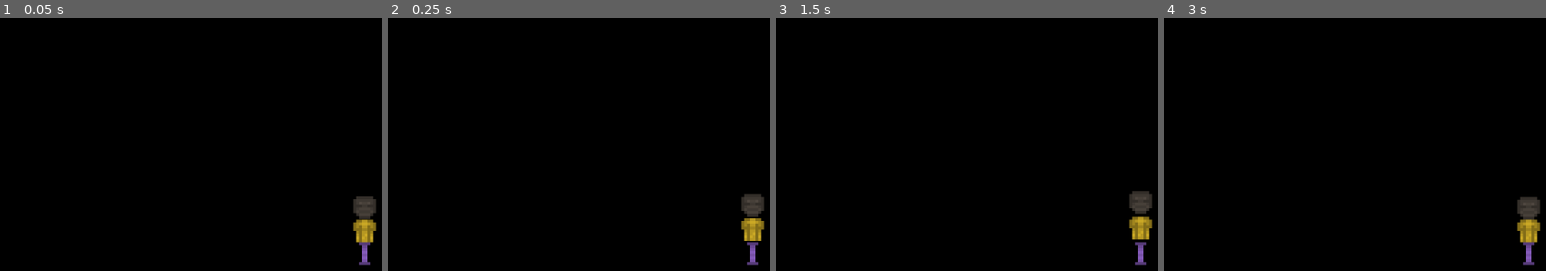
Above: before the commit, frames 1-4 (left to right).
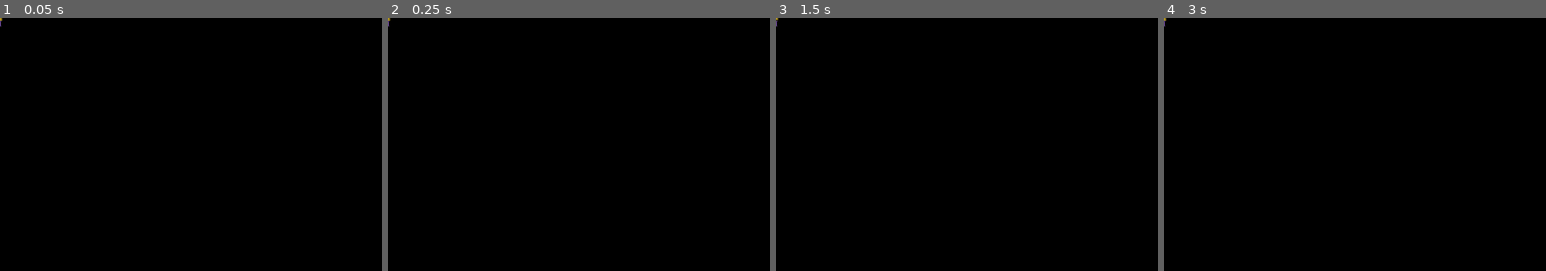
Above: after the commit, the same moments.

Repository: ColdCalzone/GWJ-30
Game: Godot game, scene res://objects/MashSprite.tscn
Same seed, same stepped clock (60 frames per second), same inputs: the game is played once before the commit and once after it. The project has no main scene, so this scene is started directly.
Inputs (mouse positions are in pixels of both pictures, inside the frame that each line leads up to):
- Up to frame 1 (0.05 s): no input
- Up to frame 2 (0.25 s): no input
- Up to frame 3 (1.5 s): tap Enter (ui_accept) at 0.5, 0.77 s; move the mouse to (outside the picture) at 0.52 s; hold D (move_right) 0.53-1.28 s; hold Space (attack) 0.53-1.28 s; move the mouse to (993, 253) at 1.27 s; hold S (move_down) from 1.28 s (still down); tap Space (attack) at 1.35 s
- Up to frame 4 (3 s): tap Enter (ui_accept) at 1.52, 2.75 s; move the mouse to (outside the picture) at 2.02 s; release S (move_down) at 2.03 s; hold D (move_right) 2.03-2.78 s; hold Space (attack) 2.03-2.78 s; move the mouse to (outside the picture) at 2.77 s; hold W (move_up) from 2.78 s (still down); tap Space (attack) at 2.85 s

The runs differ from the first frame. In frame 1, 1.2% of the frame differs, in the area x 0-99%, y 0-98%; in frame 2, 1.1%; in frame 3, 1.2%; in frame 4, 1.1%.

Commit message:
Removed Camera from MashSprite scene

Diff:
--- a/objects/MashSprite.tscn
+++ b/objects/MashSprite.tscn
@@ -165,7 +165,3 @@
 position = Vector2( 0, 8 )
 rotation = 0.261799
 frames = SubResource( 15 )
-
-[node name="Camera2D" type="Camera2D" parent="."]
-current = true
-zoom = Vector2( 0.25, 0.25 )
